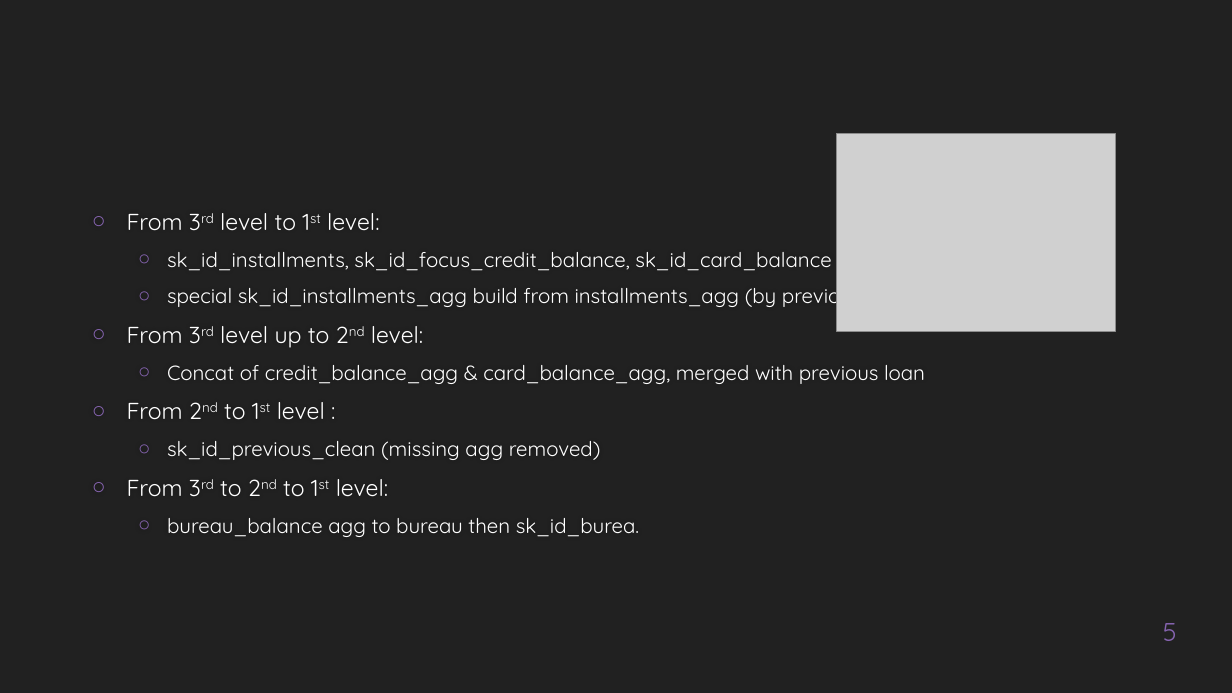
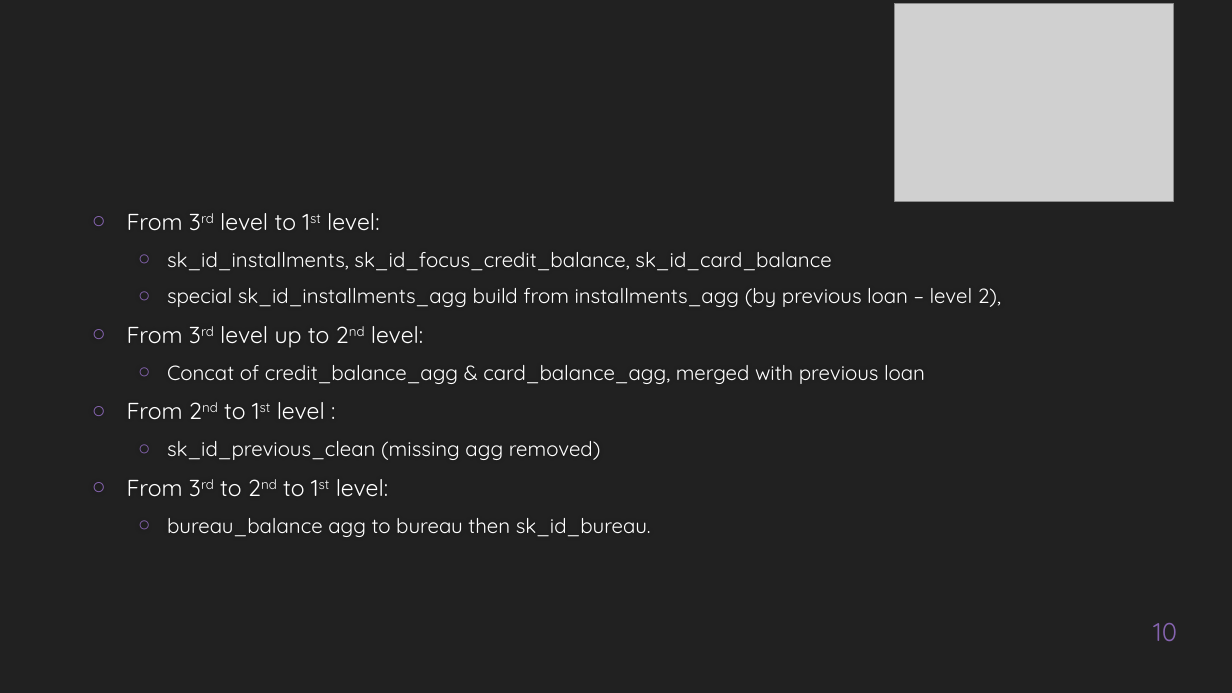
Before and after one commit to EtienneLardeur/P7_Scoring, a slide deck: slide 10 of P7_Support.pptx (slide 5 before the commit). Drawn at 1232x693 pixels with LibreOffice and Linux fonts; fonts in the diff are those of the drawing; grey boxes stand for pictures; background and template pictures are left out. Boxes give left, top, right and bottom in pixels: in the first picture for what was removed or moved away, otherwise in the second. Text is boxed around its words. In the diff, an @@ line names an element or a change of style, - is before the commit and + after.

```diff
--- a/P7_Support.pptx
+++ b/P7_Support.pptx
@@ picture: place and size @@
-picture at <box>836,134,1116,332</box>
+picture at <box>895,4,1174,201</box>
@@ text at <box>167,518,651,537</box>: text changed @@
-  ○ bureau_balance agg to bureau then sk_id_burea.
+  ○ bureau_balance agg to bureau then sk_id_bureau.
@@ page number at <box>1153,623,1177,641</box>: text changed @@
-5
+10
```
Also in this commit, not shown: 3 other slides changed, 7 slides added, 5 other files.
